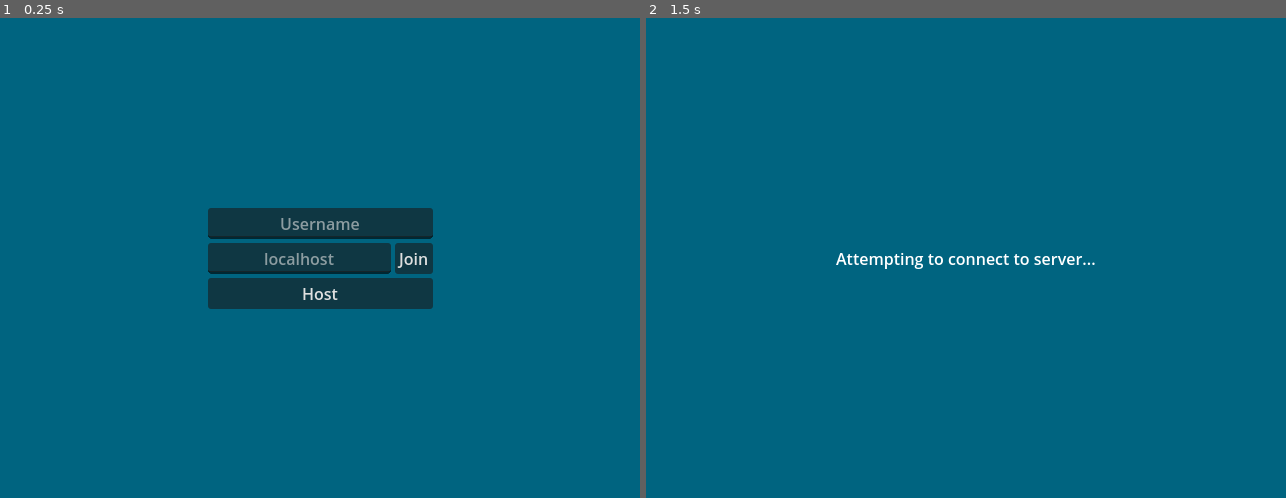
Above: before the commit, frames 1-2 (left to right).
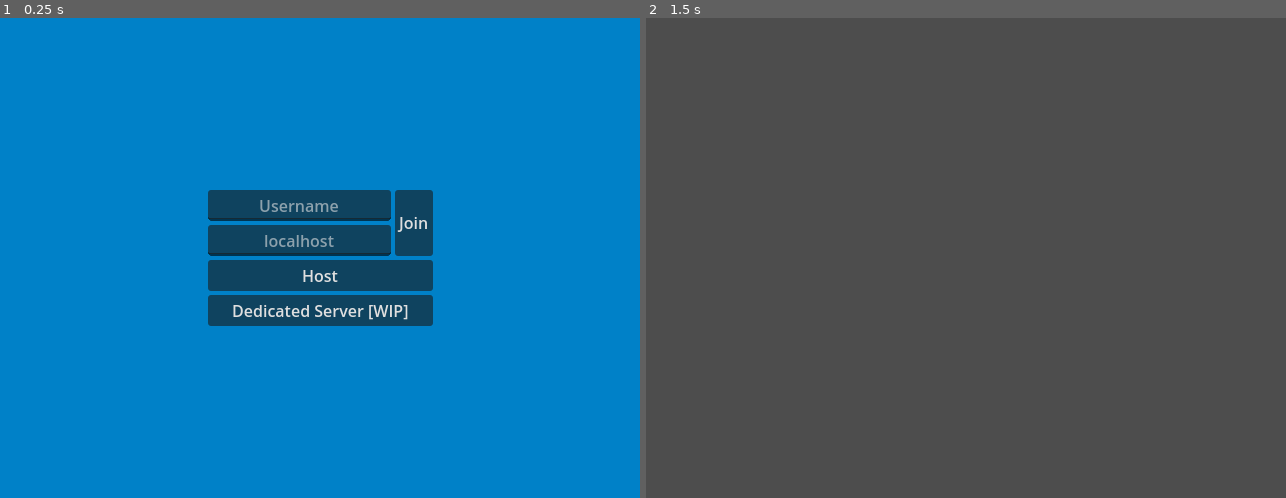
Above: after the commit, the same moments.

Repository: Dreemlan/godot-rad
Game: Godot game, scene res://scenes/game.tscn
The game is run twice, just before and just after one commit, with the same random seed, the same clock (stepped at 60 frames per second) and the same inputs.
Inputs (mouse positions are in pixels of both pictures, inside the frame that each line leads up to):
- Up to frame 1 (0.25 s): no input
- Up to frame 2 (1.5 s): click "Join" at 0.5 s; click (966, 291) at 1.25 s, where only the run before the commit has a clickable "Host"

The runs differ from the first frame. In frame 1, 100% of the frame differs, in the area x 0-100%, y 0-100%; in frame 2, 100%.

Commit message:
Implementing level select

Diff:
--- a/scenes/game.tscn
+++ b/scenes/game.tscn
@@ -1,44 +1,12 @@
-[gd_scene load_steps=15 format=3 uid="uid://cfrdyml518um4"]
+[gd_scene load_steps=4 format=3 uid="uid://cfrdyml518um4"]
 
-[ext_resource type="Script" uid="uid://barjvoxmpbx0m" path="res://scripts/game_camera.gd" id="1_lbhrr"]
-[ext_resource type="PackedScene" uid="uid://kucurh7sotvd" path="res://scenes/spinning_obstacle.tscn" id="1_yqjtg"]
-[ext_resource type="PackedScene" uid="uid://c80dlgghe12u8" path="res://scenes/wall.tscn" id="3_lnu2h"]
-[ext_resource type="Texture2D" uid="uid://clv2ymuqx5b2b" path="res://assets/sky_44_2k/sky_44_2k.png" id="3_u5sy4"]
-[ext_resource type="Script" uid="uid://b1espewfxewd5" path="res://scripts/player_spawn_points.gd" id="4_iywne"]
+[ext_resource type="PackedScene" uid="uid://wmgmxeoc70em" path="res://scenes/level_select_menu.tscn" id="2_lnu2h"]
+[ext_resource type="Script" uid="uid://c4x400pfmpoc2" path="res://scripts/level_manager.gd" id="4_lbhrr"]
 [ext_resource type="PackedScene" uid="uid://t4j5kau1g2k5" path="res://scenes/main_menu.tscn" id="5_iywne"]
-[ext_resource type="Script" uid="uid://hasquroxqdxa" path="res://scripts/killzone.gd" id="7_u5sy4"]
-
-[sub_resource type="PanoramaSkyMaterial" id="PanoramaSkyMaterial_gee14"]
-panorama = ExtResource("3_u5sy4")
-
-[sub_resource type="Sky" id="Sky_0tnpc"]
-sky_material = SubResource("PanoramaSkyMaterial_gee14")
-
-[sub_resource type="Environment" id="Environment_yqjtg"]
-background_mode = 2
-sky = SubResource("Sky_0tnpc")
-tonemap_mode = 3
-
-[sub_resource type="CylinderShape3D" id="CylinderShape3D_lbhrr"]
-height = 1.0
-radius = 16.0
-
-[sub_resource type="StandardMaterial3D" id="StandardMaterial3D_8cj0n"]
-albedo_color = Color(0.5882353, 0, 0.25490198, 1)
-roughness = 0.05
-
-[sub_resource type="CylinderMesh" id="CylinderMesh_iywne"]
-top_radius = 16.0
-bottom_radius = 16.0
-height = 1.0
-radial_segments = 32
-rings = 1
-
-[sub_resource type="WorldBoundaryShape3D" id="WorldBoundaryShape3D_p57ef"]
 
 [node name="Game" type="Node"]
 
-[node name="UI" type="Control" parent="."]
+[node name="MenuManager" type="Control" parent="."]
 layout_mode = 3
 anchors_preset = 15
 anchor_right = 1.0
@@ -46,75 +14,15 @@
 grow_horizontal = 2
 grow_vertical = 2
 
-[node name="MainMenu" parent="UI" instance=ExtResource("5_iywne")]
+[node name="MainMenu" parent="MenuManager" instance=ExtResource("5_iywne")]
+unique_name_in_owner = true
 layout_mode = 1
 
-[node name="GameCamera" type="Camera3D" parent="."]
-transform = Transform3D(1, 0, 0, 0, 0.70710677, 0.70710677, 0, -0.70710677, 0.70710677, 0, 8, 13)
-current = true
-script = ExtResource("1_lbhrr")
+[node name="LevelSelectMenu" parent="MenuManager" instance=ExtResource("2_lnu2h")]
+unique_name_in_owner = true
+visible = false
+layout_mode = 1
 
-[node name="Environment" type="Node" parent="."]
-
-[node name="DirectionalLight3D" type="DirectionalLight3D" parent="Environment"]
-transform = Transform3D(-0.21112694, 0.8803033, 0.4248427, -0.099643886, -0.45175913, 0.8865578, 0.97236645, 0.14484331, 0.18309534, 0, 0, 0)
-shadow_enabled = true
-
-[node name="WorldEnvironment" type="WorldEnvironment" parent="Environment"]
-environment = SubResource("Environment_yqjtg")
-
-[node name="Level" type="Node" parent="."]
-
-[node name="Floor" type="StaticBody3D" parent="Level"]
-transform = Transform3D(1, 0, 0, 0, 1, 0, 0, 0, 1, 0, -0.5, 0)
-
-[node name="CollisionShape3D" type="CollisionShape3D" parent="Level/Floor"]
-shape = SubResource("CylinderShape3D_lbhrr")
-
-[node name="MeshInstance3D" type="MeshInstance3D" parent="Level/Floor"]
-material_override = SubResource("StandardMaterial3D_8cj0n")
-mesh = SubResource("CylinderMesh_iywne")
-
-[node name="Wall" parent="Level" instance=ExtResource("3_lnu2h")]
-transform = Transform3D(1, 0, 0, 0, 1, 0, 0, 0, 1, 0, 7, -15.5)
-
-[node name="Wall2" parent="Level" instance=ExtResource("3_lnu2h")]
-transform = Transform3D(1, 0, 0, 0, 1, 0, 0, 0, 1, 0, 7, 15.593548)
-
-[node name="Wall3" parent="Level" instance=ExtResource("3_lnu2h")]
-transform = Transform3D(-4.371139e-08, 0, 1, 0, 1, 0, -1, 0, -4.371139e-08, -15.5, 7, 0)
-
-[node name="Wall4" parent="Level" instance=ExtResource("3_lnu2h")]
-transform = Transform3D(-4.371139e-08, 0, 1, 0, 1, 0, -1, 0, -4.371139e-08, 15.5, 7, 0)
-
-[node name="SpinningObstacle" parent="Level" instance=ExtResource("1_yqjtg")]
-transform = Transform3D(1, 0, 0, 0, 1, 0, 0, 0, 1, 0, 1.3, 0)
-
-[node name="PlayerSpawnPoints" type="Node" parent="."]
-script = ExtResource("4_iywne")
-
-[node name="Marker3D" type="Marker3D" parent="PlayerSpawnPoints"]
-transform = Transform3D(1, 0, 0, 0, 1, 0, 0, 0, 1, -8, 1.5, -8)
-
-[node name="Marker3D2" type="Marker3D" parent="PlayerSpawnPoints"]
-transform = Transform3D(1, 0, 0, 0, 1, 0, 0, 0, 1, 8, 1.5, -8)
-
-[node name="Marker3D3" type="Marker3D" parent="PlayerSpawnPoints"]
-transform = Transform3D(1, 0, 0, 0, 1, 0, 0, 0, 1, 8, 1.5, 0)
-
-[node name="Marker3D4" type="Marker3D" parent="PlayerSpawnPoints"]
-transform = Transform3D(1, 0, 0, 0, 1, 0, 0, 0, 1, 8, 1.5, 8)
-
-[node name="Marker3D5" type="Marker3D" parent="PlayerSpawnPoints"]
-transform = Transform3D(1, 0, 0, 0, 1, 0, 0, 0, 1, -8, 1.5, 8)
-
-[node name="Marker3D6" type="Marker3D" parent="PlayerSpawnPoints"]
-transform = Transform3D(1, 0, 0, 0, 1, 0, 0, 0, 1, -8, 1.5, 0)
-
-[node name="Killzone" type="Area3D" parent="."]
+[node name="LevelManager" type="Node" parent="."]
 unique_name_in_owner = true
-transform = Transform3D(1, 0, 0, 0, 1, 0, 0, 0, 1, 0, -1, 0)
-script = ExtResource("7_u5sy4")
-
-[node name="CollisionShape3D" type="CollisionShape3D" parent="Killzone"]
-shape = SubResource("WorldBoundaryShape3D_p57ef")
+script = ExtResource("4_lbhrr")
--- /dev/null
+++ b/scenes/hud_player_status.tscn
@@ -0,0 +1,24 @@
+[gd_scene load_steps=2 format=3 uid="uid://p8v61g6iagyl"]
+
+[ext_resource type="Script" uid="uid://i73vqkndhs57" path="res://scripts/hud_player_status.gd" id="1_napwo"]
+
+[node name="HUDPlayerStatus" type="PanelContainer"]
+offset_right = 99.0
+offset_bottom = 50.0
+script = ExtResource("1_napwo")
+
+[node name="VBoxContainer" type="VBoxContainer" parent="."]
+layout_mode = 2
+
+[node name="DisplayName" type="Label" parent="VBoxContainer"]
+unique_name_in_owner = true
+layout_mode = 2
+text = "Player Name"
+horizontal_alignment = 1
+
+[node name="ReadyButton" type="Button" parent="VBoxContainer"]
+unique_name_in_owner = true
+modulate = Color(1, 0, 0, 1)
+layout_mode = 2
+toggle_mode = true
+text = "NOT READY"
--- /dev/null
+++ b/scenes/level_one.tscn
@@ -0,0 +1,108 @@
+[gd_scene load_steps=14 format=3 uid="uid://b1ejeyiat2coi"]
+
+[ext_resource type="Script" uid="uid://barjvoxmpbx0m" path="res://scripts/game_camera.gd" id="1_bhu28"]
+[ext_resource type="Texture2D" uid="uid://clv2ymuqx5b2b" path="res://assets/sky_44_2k/sky_44_2k.png" id="2_4p75b"]
+[ext_resource type="PackedScene" uid="uid://c80dlgghe12u8" path="res://scenes/wall.tscn" id="3_y8ti4"]
+[ext_resource type="PackedScene" uid="uid://kucurh7sotvd" path="res://scenes/spinning_obstacle.tscn" id="4_astit"]
+[ext_resource type="Script" uid="uid://b1espewfxewd5" path="res://scripts/player_spawn_points.gd" id="5_o5wbv"]
+[ext_resource type="Script" uid="uid://hasquroxqdxa" path="res://scripts/killzone.gd" id="6_s6ikc"]
+
+[sub_resource type="PanoramaSkyMaterial" id="PanoramaSkyMaterial_gee14"]
+panorama = ExtResource("2_4p75b")
+
+[sub_resource type="Sky" id="Sky_0tnpc"]
+sky_material = SubResource("PanoramaSkyMaterial_gee14")
+
+[sub_resource type="Environment" id="Environment_yqjtg"]
+background_mode = 2
+sky = SubResource("Sky_0tnpc")
+tonemap_mode = 3
+
+[sub_resource type="CylinderShape3D" id="CylinderShape3D_lbhrr"]
+height = 1.0
+radius = 16.0
+
+[sub_resource type="StandardMaterial3D" id="StandardMaterial3D_8cj0n"]
+albedo_color = Color(0.5882353, 0, 0.25490198, 1)
+roughness = 0.05
+
+[sub_resource type="CylinderMesh" id="CylinderMesh_iywne"]
+top_radius = 16.0
+bottom_radius = 16.0
+height = 1.0
+radial_segments = 32
+rings = 1
+
+[sub_resource type="WorldBoundaryShape3D" id="WorldBoundaryShape3D_p57ef"]
+
+[node name="LevelOne" type="Node"]
+
+[node name="GameCamera" type="Camera3D" parent="."]
+transform = Transform3D(1, 0, 0, 0, 0.7071068, 0.7071068, 0, -0.7071068, 0.7071068, 0, 8, 13)
+current = true
+script = ExtResource("1_bhu28")
+
+[node name="Environment" type="Node" parent="."]
+
+[node name="DirectionalLight3D" type="DirectionalLight3D" parent="Environment"]
+transform = Transform3D(-0.21112694, 0.8803033, 0.4248427, -0.099643886, -0.45175913, 0.8865578, 0.97236645, 0.14484331, 0.18309534, 0, 0, 0)
+shadow_enabled = true
+
+[node name="WorldEnvironment" type="WorldEnvironment" parent="Environment"]
+environment = SubResource("Environment_yqjtg")
+
+[node name="Level" type="Node" parent="."]
+
+[node name="Floor" type="StaticBody3D" parent="Level"]
+transform = Transform3D(1, 0, 0, 0, 1, 0, 0, 0, 1, 0, -0.5, 0)
+
+[node name="CollisionShape3D" type="CollisionShape3D" parent="Level/Floor"]
+shape = SubResource("CylinderShape3D_lbhrr")
+
+[node name="MeshInstance3D" type="MeshInstance3D" parent="Level/Floor"]
+material_override = SubResource("StandardMaterial3D_8cj0n")
+mesh = SubResource("CylinderMesh_iywne")
+
+[node name="Wall" parent="Level" instance=ExtResource("3_y8ti4")]
+transform = Transform3D(1, 0, 0, 0, 1, 0, 0, 0, 1, 0, 7, -15.5)
+
+[node name="Wall2" parent="Level" instance=ExtResource("3_y8ti4")]
+transform = Transform3D(1, 0, 0, 0, 1, 0, 0, 0, 1, 0, 7, 15.593548)
+
+[node name="Wall3" parent="Level" instance=ExtResource("3_y8ti4")]
+transform = Transform3D(-4.371139e-08, 0, 1, 0, 1, 0, -1, 0, -4.371139e-08, -15.5, 7, 0)
+
+[node name="Wall4" parent="Level" instance=ExtResource("3_y8ti4")]
+transform = Transform3D(-4.371139e-08, 0, 1, 0, 1, 0, -1, 0, -4.371139e-08, 15.5, 7, 0)
+
+[node name="SpinningObstacle" parent="Level" instance=ExtResource("4_astit")]
+transform = Transform3D(1, 0, 0, 0, 1, 0, 0, 0, 1, 0, 1.3, 0)
+
+[node name="PlayerSpawnPoints" type="Node" parent="."]
+script = ExtResource("5_o5wbv")
+
+[node name="Marker3D" type="Marker3D" parent="PlayerSpawnPoints"]
+transform = Transform3D(1, 0, 0, 0, 1, 0, 0, 0, 1, -8, 1.5, -8)
+
+[node name="Marker3D2" type="Marker3D" parent="PlayerSpawnPoints"]
+transform = Transform3D(1, 0, 0, 0, 1, 0, 0, 0, 1, 8, 1.5, -8)
+
+[node name="Marker3D3" type="Marker3D" parent="PlayerSpawnPoints"]
+transform = Transform3D(1, 0, 0, 0, 1, 0, 0, 0, 1, 8, 1.5, 0)
+
+[node name="Marker3D4" type="Marker3D" parent="PlayerSpawnPoints"]
+transform = Transform3D(1, 0, 0, 0, 1, 0, 0, 0, 1, 8, 1.5, 8)
+
+[node name="Marker3D5" type="Marker3D" parent="PlayerSpawnPoints"]
+transform = Transform3D(1, 0, 0, 0, 1, 0, 0, 0, 1, -8, 1.5, 8)
+
+[node name="Marker3D6" type="Marker3D" parent="PlayerSpawnPoints"]
+transform = Transform3D(1, 0, 0, 0, 1, 0, 0, 0, 1, -8, 1.5, 0)
+
+[node name="Killzone" type="Area3D" parent="."]
+unique_name_in_owner = true
+transform = Transform3D(1, 0, 0, 0, 1, 0, 0, 0, 1, 0, -1, 0)
+script = ExtResource("6_s6ikc")
+
+[node name="CollisionShape3D" type="CollisionShape3D" parent="Killzone"]
+shape = SubResource("WorldBoundaryShape3D_p57ef")
--- /dev/null
+++ b/scenes/level_select_menu.tscn
@@ -0,0 +1,87 @@
+[gd_scene load_steps=3 format=3 uid="uid://wmgmxeoc70em"]
+
+[ext_resource type="Script" uid="uid://5duf5e26gv3e" path="res://scripts/level_select_menu.gd" id="1_wyt36"]
+[ext_resource type="PackedScene" uid="uid://p8v61g6iagyl" path="res://scenes/hud_player_status.tscn" id="2_cxc3u"]
+
+[node name="LevelSelectMenu" type="Control"]
+layout_mode = 3
+anchors_preset = 15
+anchor_right = 1.0
+anchor_bottom = 1.0
+grow_horizontal = 2
+grow_vertical = 2
+script = ExtResource("1_wyt36")
+
+[node name="ColorRect" type="ColorRect" parent="."]
+layout_mode = 1
+anchors_preset = 15
+anchor_right = 1.0
+anchor_bottom = 1.0
+grow_horizontal = 2
+grow_vertical = 2
+color = Color(1, 0, 0.23921569, 1)
+
+[node name="VBoxContainer" type="VBoxContainer" parent="."]
+layout_mode = 1
+anchors_preset = 8
+anchor_left = 0.5
+anchor_top = 0.5
+anchor_right = 0.5
+anchor_bottom = 0.5
+offset_left = -42.5
+offset_top = -15.5
+offset_right = 42.5
+offset_bottom = 15.5
+grow_horizontal = 2
+grow_vertical = 2
+
+[node name="Label" type="Label" parent="VBoxContainer"]
+layout_mode = 2
+text = "Select a level"
+horizontal_alignment = 1
+
+[node name="LevelOne" type="Button" parent="VBoxContainer"]
+unique_name_in_owner = true
+layout_mode = 2
+text = "Level One"
+
+[node name="WaitingLabel" type="Label" parent="VBoxContainer"]
+unique_name_in_owner = true
+layout_mode = 2
+text = "Waiting until everybody is ready..."
+horizontal_alignment = 1
+
+[node name="PlayerContainer" type="HBoxContainer" parent="."]
+unique_name_in_owner = true
+layout_mode = 1
+anchors_preset = 12
+anchor_top = 1.0
+anchor_right = 1.0
+anchor_bottom = 1.0
+offset_top = -58.0
+grow_horizontal = 2
+grow_vertical = 0
+alignment = 1
+
+[node name="HUDPlayerStatus" parent="PlayerContainer" instance=ExtResource("2_cxc3u")]
+layout_mode = 2
+
+[node name="HUDPlayerStatus2" parent="PlayerContainer" instance=ExtResource("2_cxc3u")]
+layout_mode = 2
+
+[node name="HUDPlayerStatus3" parent="PlayerContainer" instance=ExtResource("2_cxc3u")]
+layout_mode = 2
+
+[node name="HUDPlayerStatus4" parent="PlayerContainer" instance=ExtResource("2_cxc3u")]
+layout_mode = 2
+
+[node name="HUDPlayerStatus5" parent="PlayerContainer" instance=ExtResource("2_cxc3u")]
+layout_mode = 2
+
+[node name="HUDPlayerStatus6" parent="PlayerContainer" instance=ExtResource("2_cxc3u")]
+layout_mode = 2
+
+[node name="VBoxContainer3" type="VBoxContainer" parent="."]
+layout_mode = 0
+offset_right = 40.0
+offset_bottom = 40.0
--- a/scenes/main_menu.tscn
+++ b/scenes/main_menu.tscn
@@ -18,7 +18,7 @@
 anchor_bottom = 1.0
 grow_horizontal = 2
 grow_vertical = 2
-color = Color(0, 0.39215687, 0.5019608, 1)
+color = Color(0, 0.5058824, 0.78431374, 1)
 
 [node name="VBoxContainer" type="VBoxContainer" parent="."]
 layout_mode = 1
@@ -34,15 +34,20 @@
 grow_horizontal = 2
 grow_vertical = 2
 
-[node name="LineEdit" type="LineEdit" parent="VBoxContainer"]
+[node name="HBoxContainer" type="HBoxContainer" parent="VBoxContainer"]
+layout_mode = 2
+
+[node name="VBoxContainer" type="VBoxContainer" parent="VBoxContainer/HBoxContainer"]
+layout_mode = 2
+size_flags_horizontal = 3
+
+[node name="DisplayName" type="LineEdit" parent="VBoxContainer/HBoxContainer/VBoxContainer"]
+unique_name_in_owner = true
 layout_mode = 2
 placeholder_text = "Username"
 alignment = 1
 
-[node name="HBoxContainer" type="HBoxContainer" parent="VBoxContainer"]
-layout_mode = 2
-
-[node name="IPAddress" type="LineEdit" parent="VBoxContainer/HBoxContainer"]
+[node name="IPAddress" type="LineEdit" parent="VBoxContainer/HBoxContainer/VBoxContainer"]
 unique_name_in_owner = true
 layout_mode = 2
 size_flags_horizontal = 3
@@ -58,6 +63,11 @@
 unique_name_in_owner = true
 layout_mode = 2
 text = "Host"
+
+[node name="DedicatedServer" type="Button" parent="VBoxContainer"]
+unique_name_in_owner = true
+layout_mode = 2
+text = "Dedicated Server [WIP]"
 
 [node name="LoadingScreen" type="Control" parent="."]
 unique_name_in_owner = true
--- /dev/null
+++ b/scripts/hud_player_status.gd
@@ -0,0 +1,37 @@
+extends PanelContainer
+
+var is_ready: bool = false
+
+func _ready() -> void:
+	%ReadyButton.toggled.connect(_on_toggle)
+
+func _on_toggle(toggled_on: bool) -> void:
+	if not is_multiplayer_authority(): return
+	set_ready_status.rpc_id(1,
+		toggled_on,
+		PlayerManager.players[multiplayer.get_unique_id()]["display_name"])
+
+func set_display_name(display_name: String) -> void:
+	%DisplayName.text = display_name
+
+@rpc("any_peer", "call_local", "reliable")
+func set_ready_status(status: bool, display_name: String) -> void:
+	# Ignore if already set
+	if is_ready == status: return
+
+	# Update local variable
+	is_ready = status
+
+	set_display_name(display_name)
+
+	# Update GUI
+	if status == true:
+		%ReadyButton.text = "READY"
+		%ReadyButton.modulate = Color.GREEN
+	else:
+		%ReadyButton.text = "NOT READY"
+		%ReadyButton.modulate = Color.RED
+
+	# Server sends to clients
+	if multiplayer.is_server():
+		set_ready_status.rpc(status, display_name)
--- a/scripts/killzone.gd
+++ b/scripts/killzone.gd
@@ -1,6 +1,8 @@
 extends Area3D
 
 var eliminated: Array = []
+
+signal all_eliminated
 
 func _ready() -> void:
 	if multiplayer.is_server():
@@ -8,4 +10,7 @@
 
 func _on_body_entered(body) -> void:
 	if multiplayer.is_server():
+		print("%s eliminated" % body)
 		eliminated.append(body)
+		# WIP handle node behavior
+		body.freeze = true
--- /dev/null
+++ b/scripts/level_manager.gd
@@ -0,0 +1,4 @@
+extends Node
+
+func load_level() -> void:
+	pass
--- /dev/null
+++ b/scripts/level_select_menu.gd
@@ -0,0 +1,35 @@
+extends Control
+
+var players_ready = []
+
+func _ready() -> void:
+	%LevelOne.pressed.connect(_on_level_one_select)
+	_ready_cleanup()
+
+func _ready_cleanup() -> void:
+	for child in %PlayerContainer.get_children():
+		child.queue_free()
+
+@rpc("any_peer", "call_local", "reliable")
+func setup_player(id: int, display_name: String) -> void:
+	if players_ready.has(id): return
+	var player_ready_status = load("res://scenes/hud_player_status.tscn").instantiate()
+	player_ready_status.name = str(id)
+	player_ready_status.set_multiplayer_authority(id)
+	player_ready_status.set_display_name(display_name)
+	players_ready.append(id)
+	%PlayerContainer.add_child(player_ready_status)
+
+	if multiplayer.is_server():
+		for player in PlayerManager.players:
+			setup_player.rpc_id(id, player, PlayerManager.players[player]["display_name"])
+		setup_player.rpc(id, display_name)
+
+func remove_player(id: int) -> void:
+	players_ready.erase(id)
+	%PlayerContainer.get_node(str(id)).call_deferred("queue_free")
+
+func _on_level_one_select() -> void:
+	# Check if all players are ready
+	pass
+	#%LevelManager.load_level()
--- a/scripts/main_menu.gd
+++ b/scripts/main_menu.gd
@@ -1,22 +1,53 @@
 extends Control
 
 func _ready() -> void:
+	%DedicatedServer.pressed.connect(_on_dedicated_server)
 	%Host.pressed.connect(_on_host)
 	%Join.pressed.connect(_on_join)
 
 	multiplayer.connected_to_server.connect(_on_connected_to_server)
+	multiplayer.peer_disconnected.connect(_on_peer_disconnect)
+
+func _on_dedicated_server() -> void:
+	NetworkManager.create_server()
+	hide()
 
 func _on_host() -> void:
-	hide()
 	NetworkManager.create_server()
 
+	if %DisplayName.text == "":
+		%DisplayName.text = %DisplayName.placeholder_text
+
+	PlayerManager.add_player(1, %DisplayName.text)
+
+	%LevelSelectMenu.setup_player.rpc_id(1,
+		multiplayer.get_unique_id(),
+		PlayerManager.players[multiplayer.get_unique_id()]["display_name"])
+
+	hide()
+	%LevelSelectMenu.show()
+
 func _on_join() -> void:
-	%LoadingScreen.show()
-
 	if %IPAddress.text == "":
 		%IPAddress.text = %IPAddress.placeholder_text
 
 	NetworkManager.create_client(%IPAddress.text)
+	hide()
+	%LoadingScreen.show()
 
 func _on_connected_to_server() -> void:
+	if %DisplayName.text == "":
+		%DisplayName.text = %DisplayName.placeholder_text
+	NetworkManager.peer_login_request.rpc_id(1, multiplayer.get_unique_id(), %DisplayName.text)
+
 	hide()
+	%LevelSelectMenu.setup_player.rpc_id(1, multiplayer.get_unique_id(), %DisplayName.text)
+	%LevelSelectMenu.show()
+
+func peer_login_approved() -> void:
+	hide()
+	%LevelSelectMenu.setup_player.rpc_id(1, multiplayer.get_unique_id())
+	%LevelSelectMenu.show()
+
+func _on_peer_disconnect(id: int) -> void:
+	%LevelSelectMenu.remove_player(id)
--- a/scripts/network_manager.gd
+++ b/scripts/network_manager.gd
@@ -7,12 +7,11 @@
 	var peer = ENetMultiplayerPeer.new()
 	peer.create_server(PORT, MAX_CLIENTS)
 	multiplayer.multiplayer_peer = peer
-
-	multiplayer.peer_connected.connect(_on_peer_connected)
 	multiplayer.peer_disconnected.connect(_on_peer_disconnected)
 
-func _on_peer_connected(id: int) -> void:
-	PlayerManager.add_player(id)
+@rpc("any_peer", "call_local", "reliable")
+func peer_login_request(id: int, display_name: String) -> void:
+	PlayerManager.add_player.rpc(id, display_name)
 
 func _on_peer_disconnected(id: int) -> void:
 	PlayerManager.remove_player(id)
--- a/scripts/player_manager.gd
+++ b/scripts/player_manager.gd
@@ -2,37 +2,36 @@
 
 # Player
 const PLAYER = preload("res://scenes/player.tscn")
-var players: Dictionary[int, Node] = {}
+var players: Dictionary[int, Dictionary] = {}
 
-# Spawn Points
-var spawn_points: Node = null
+@rpc("any_peer", "call_local", "reliable")
+func add_player(id: int, display_name: String) -> void:
+	if players.has(id): return
+	players[id] = { "display_name": display_name }
 
-func add_player(id: int) -> void:
-	if not spawn_points: return
-	spawn_player.rpc(id)
+	if multiplayer.is_server():
+		for player in PlayerManager.players:
+			add_player.rpc_id(id, player, players[multiplayer.get_unique_id()]["display_name"])
+		add_player.rpc(id, display_name)
 
+@rpc("any_peer", "call_local", "reliable")
 func remove_player(id: int) -> void:
-	players.erase(id)
-	despawn_player.rpc(id)
+	ScoreManager.remove_player_score(id)
+	despawn_player(id)
 
-@rpc("authority", "call_local", "reliable")
 func spawn_player(id: int) -> void:
+	print("%s is spawning: %s" % [multiplayer.get_unique_id(), id])
 	if has_node(str(id)): return
-
 	var inst = PLAYER.instantiate()
 	inst.name = str(id)
-	players.set(id, inst)
 	add_child(inst)
 
-	if multiplayer.is_server():
-		inst.global_position = spawn_points.get_free()
-
-	elif id == multiplayer.get_unique_id():
-		for existing_id in multiplayer.get_peers():
-			if existing_id == 1: continue
-			spawn_player(existing_id)
-
-@rpc("authority", "call_local", "reliable")
 func despawn_player(id: int) -> void:
+	players.erase(id)
 	if not has_node(str(id)): return
 	get_node(str(id)).call_deferred("queue_free")
+
+@rpc("any_peer", "reliable")
+func get_server_display_name() -> String:
+	var id = multiplayer.get_remote_sender_id()
+	return players[id]["display_name"] as String
--- a/scripts/score_manager.gd
+++ b/scripts/score_manager.gd
@@ -1,8 +1,11 @@
 extends Node
 
-var eliminated: Array = []
 var scores: Dictionary[int, int] = {} # Store score per player
 
-func player_eliminated(id: int) -> void:
-	# Check if all players are elimi
-	pass
+func add_player_score(id: int) -> void:
+	if scores.has(id): return
+	scores.set(id, 0)
+
+func remove_player_score(id: int) -> void:
+	if not scores.has(id): return
+	scores.erase(id)
Not shown, added: scripts/hud_player_status.gd.uid
Not shown, added: scripts/level_manager.gd.uid
Not shown, added: scripts/level_select_menu.gd.uid
